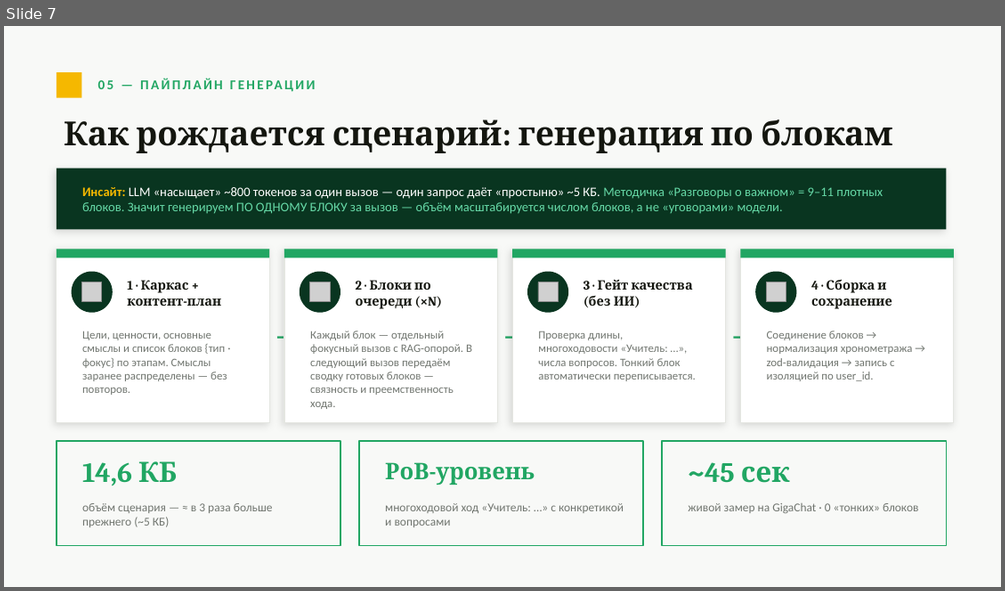
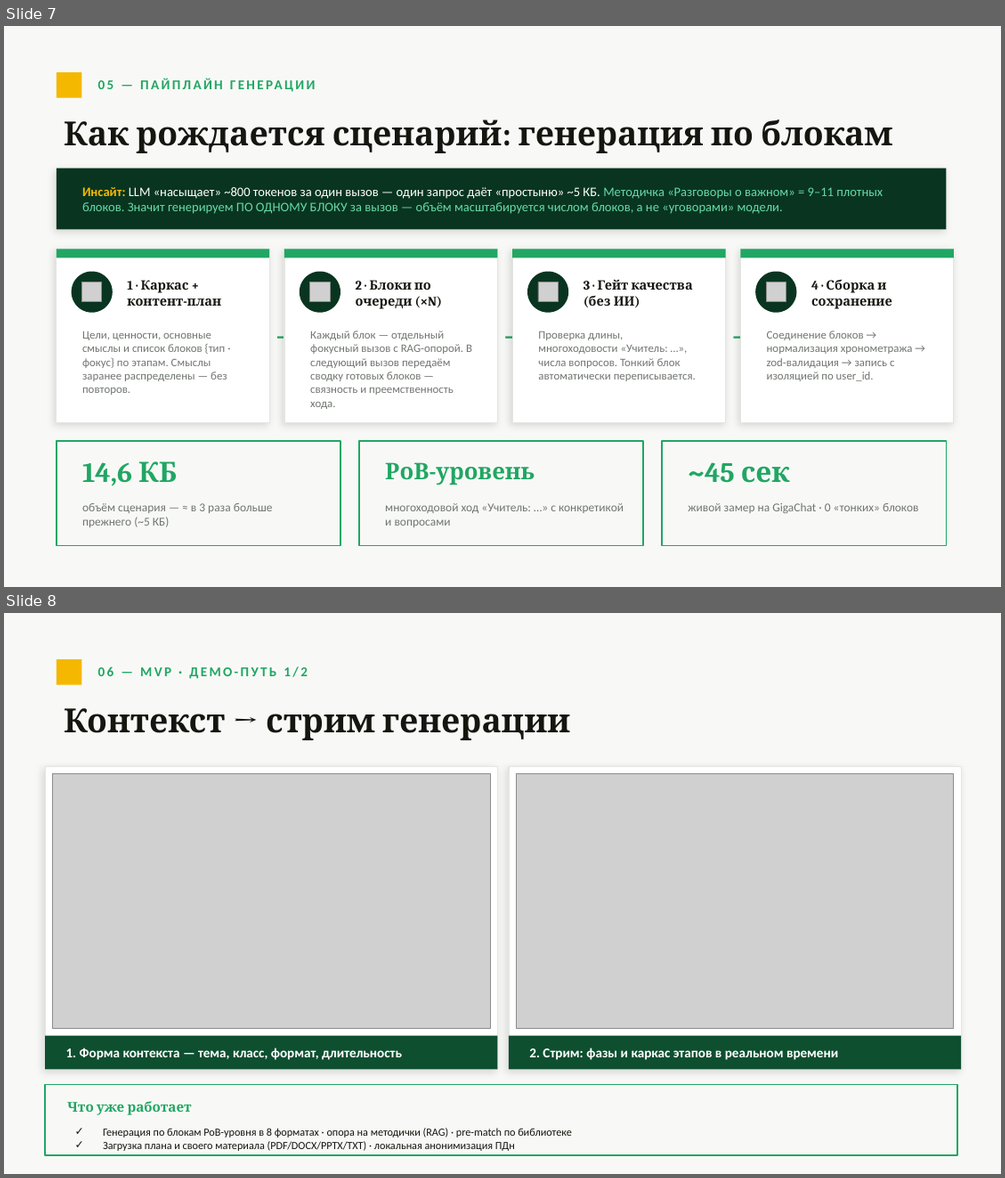
Before and after one commit to Caspernik-dev/s21_planwise, a slide deck: artifacts/Planwise-Klassniy-Chas.pptx. Shown one above the other, each under a label of ours: slide 7 before the commit, slides 7 and 8 after it. The pictures are 1005x591 and 1005x1178 pixels, drawn with LibreOffice and Linux fonts; fonts in the diff are those of the drawing; grey boxes stand for pictures. Boxes give left, top, right and bottom in pixels: in the first picture for what was removed or moved away, otherwise in the second. Text is boxed around its words. In the diff, an @@ line names an element or a change of style, - is before the commit and + after.

```diff
--- a/artifacts/Planwise-Klassniy-Chas.pptx
+++ b/artifacts/Planwise-Klassniy-Chas.pptx
@@ slide 8 added at bbox=[4, 613, 1001, 1174], background #F8F9F7 @@
@@ rectangle added at bbox=[57, 659, 81, 685], fill #F5B800 @@
@@ text added at bbox=[98, 666, 307, 679], 13 pt, text #21A663, bold @@
+06 — MVP · ДЕМО-ПУТЬ 1/2
@@ text added at bbox=[64, 708, 570, 740], 32 pt, text #14160F, bold @@
+Контекст → стрим генерации
@@ rectangle added at bbox=[45, 766, 498, 1070], fill #FFFFFF, outline #E4E6E1 1 pt @@
@@ rectangle added at bbox=[509, 766, 961, 1070], fill #FFFFFF, outline #E4E6E1 1 pt @@
@@ picture added at bbox=[53, 774, 490, 1028] @@
@@ picture added at bbox=[517, 774, 954, 1028] @@
@@ rectangle added at bbox=[45, 1036, 498, 1070], fill #0E4F30 @@
@@ rectangle added at bbox=[509, 1036, 961, 1070], fill #0E4F30 @@
@@ text added at bbox=[66, 1047, 402, 1060], 13 pt, text #FFFFFF, bold @@
+1. Форма контекста — тема, класс, формат, длительность
@@ text added at bbox=[529, 1047, 838, 1060], 13 pt, text #FFFFFF, bold @@
+2. Стрим: фазы и каркас этапов в реальном времени
@@ rectangle added at bbox=[45, 1084, 957, 1155], fill #F8F9F7, outline #21A663 1.2 pt @@
@@ text added at bbox=[67, 1101, 192, 1115], 13 pt, text #21A663, bold @@
+Что уже работает
@@ text added at bbox=[103, 1127, 572, 1151], 10.5 pt, text #14160F @@
+✓ Генерация по блокам РоВ-уровня в 8 форматах · опора на методички (RAG) · pre-match по библиотеке
+✓ Загрузка плана и своего материала (PDF/DOCX/PPTX/TXT) · локальная анонимизация ПДн
```
Also in this commit, not shown: 1 other slide added, 1 slide removed.
